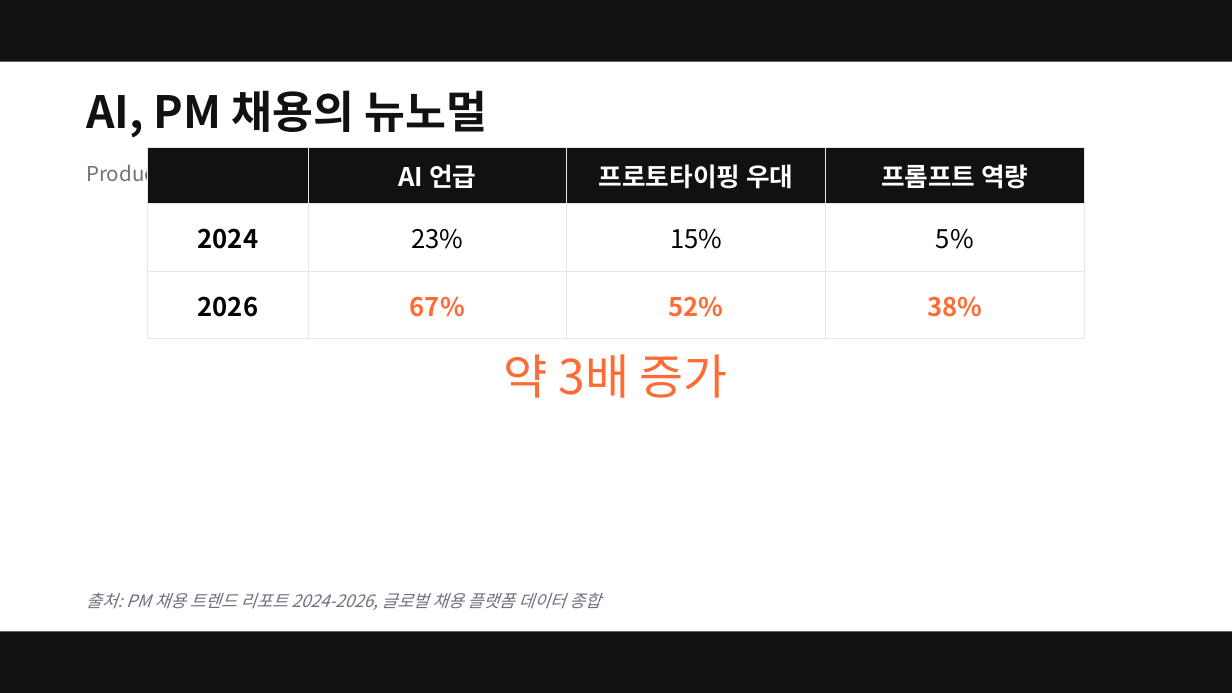
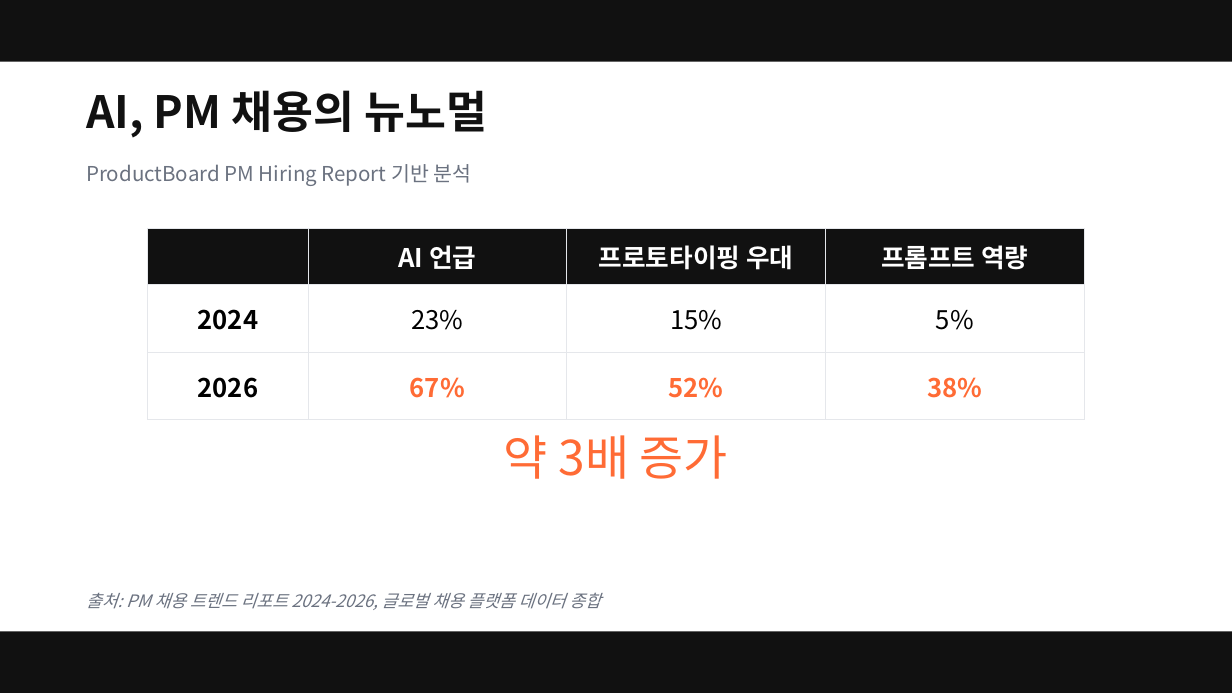
Before and after one commit to smilesjcha/ai-native-pm, a slide deck: slide 4 of projects/26Q3_Fastcampus-Lecture/assets/pptx/ai-native-pm-lecture.pptx. Drawn at 1232x693 pixels with LibreOffice and Linux fonts; fonts in the diff are those of the drawing. Boxes give left, top, right and bottom in pixels: in the first picture for what was removed or moved away, otherwise in the second. Text is boxed around its words. In the diff, an @@ line names an element or a change of style, - is before the commit and + after.

```diff
--- a/projects/26Q3_Fastcampus-Lecture/assets/pptx/ai-native-pm-lecture.pptx
+++ b/projects/26Q3_Fastcampus-Lecture/assets/pptx/ai-native-pm-lecture.pptx
@@ table: place and size @@
-table at bbox=[148, 148, 1084, 321]
+table at bbox=[148, 229, 1084, 420]
@@ text "약 3배 증가": place and size @@
-text "약 3배 증가" at bbox=[504, 354, 728, 398]
+text "약 3배 증가" at bbox=[504, 435, 728, 479]
```
Also in this commit, not shown: 26 other slides changed, 1 other file.
